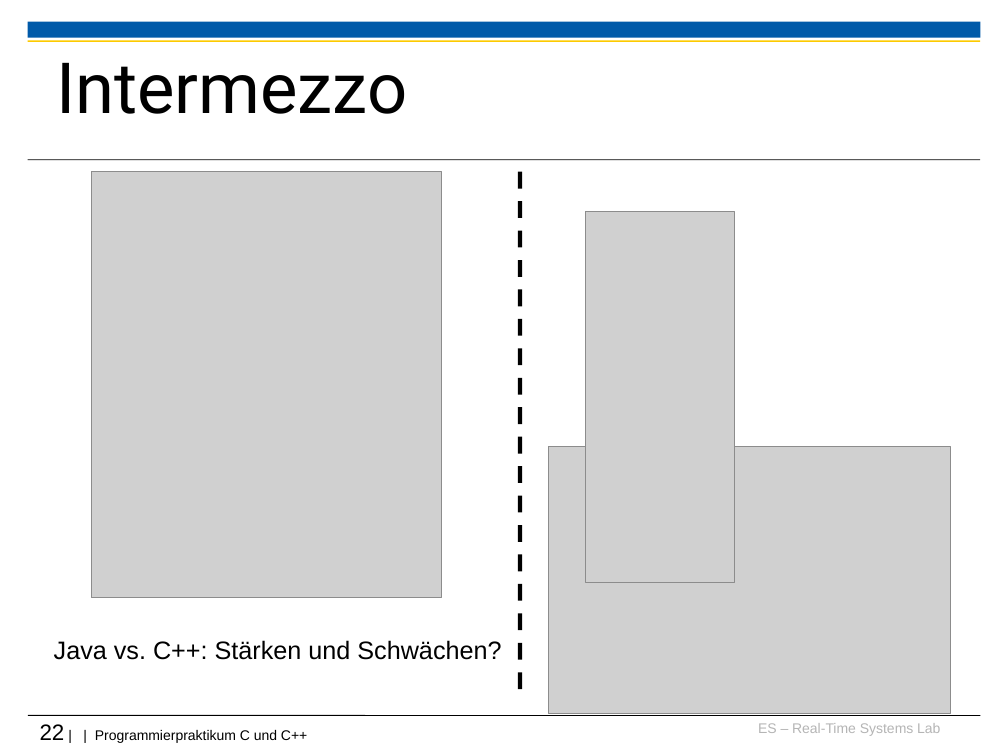
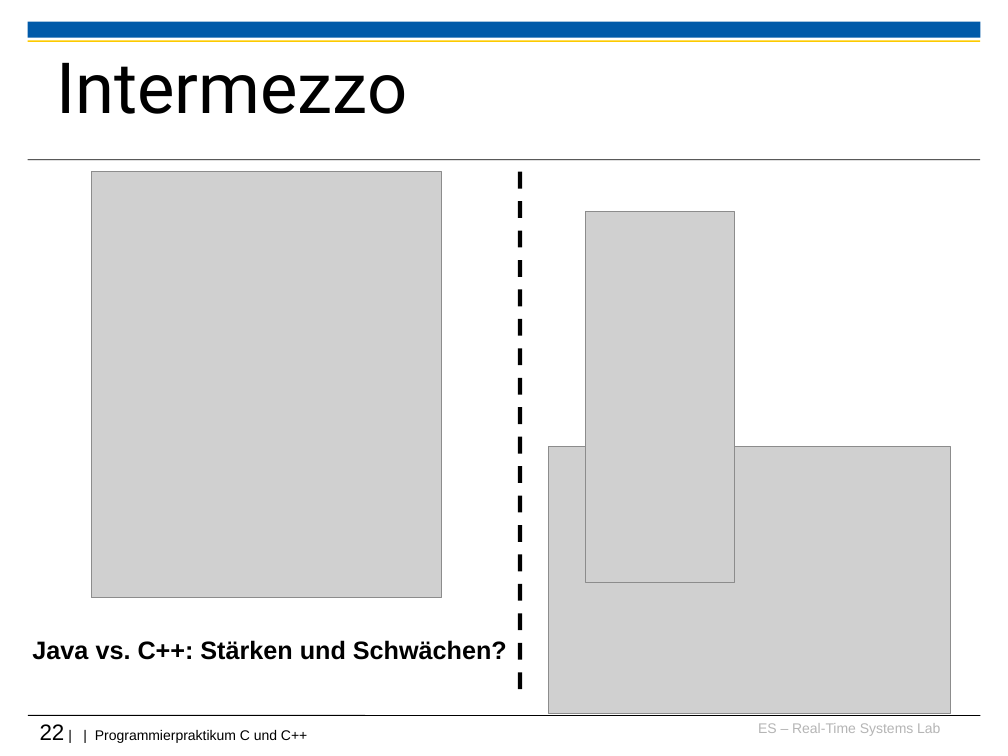
Before and after one commit to h82k/tud-cppp, a slide deck: slide 22 of Vorlesung/1 Einführung_F19.ppt. Drawn at 1008x756 pixels with LibreOffice and Linux fonts; fonts in the diff are those of the drawing; grey boxes stand for pictures; background and template pictures are left out. Boxes give left, top, right and bottom in pixels: in the first picture for what was removed or moved away, otherwise in the second. Text is boxed around its words. In the diff, an @@ line names an element or a change of style, - is before the commit and + after.

```diff
--- a/Vorlesung/1 Einführung_F19.ppt
+++ b/Vorlesung/1 Einführung_F19.ppt
@@ text "Java vs. C++: Stärken und ...": place and size @@
-text "Java vs. C++: Stärken und ..." at bbox=[54, 640, 501, 660]
+text "Java vs. C++: Stärken und ..." at bbox=[32, 640, 507, 660]
@@ text "Java vs. C++: Stärken und ..." at bbox=[32, 640, 507, 660]: bold on @@
```
Also in this commit, not shown: 8 other slides changed.
